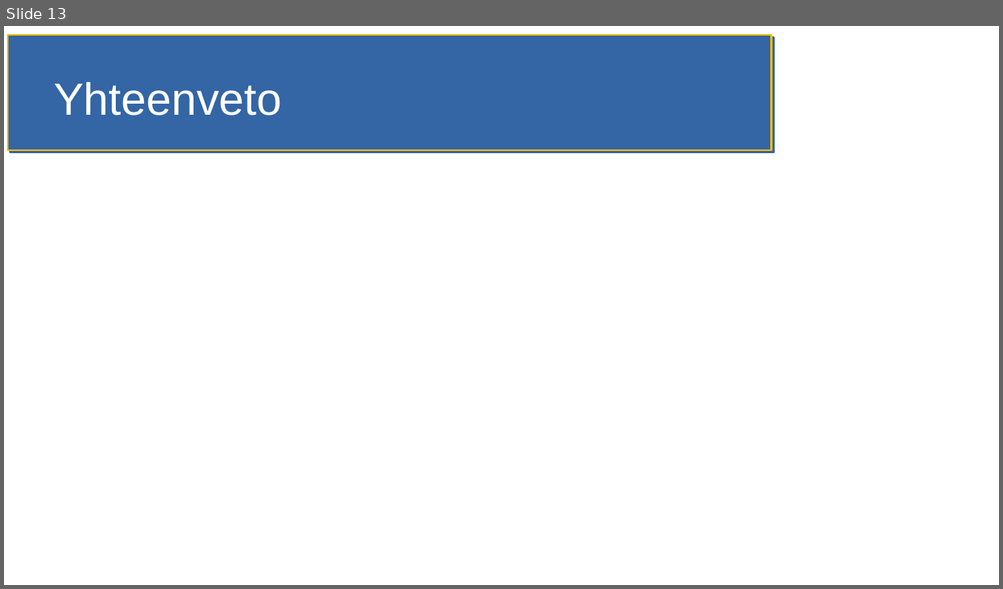
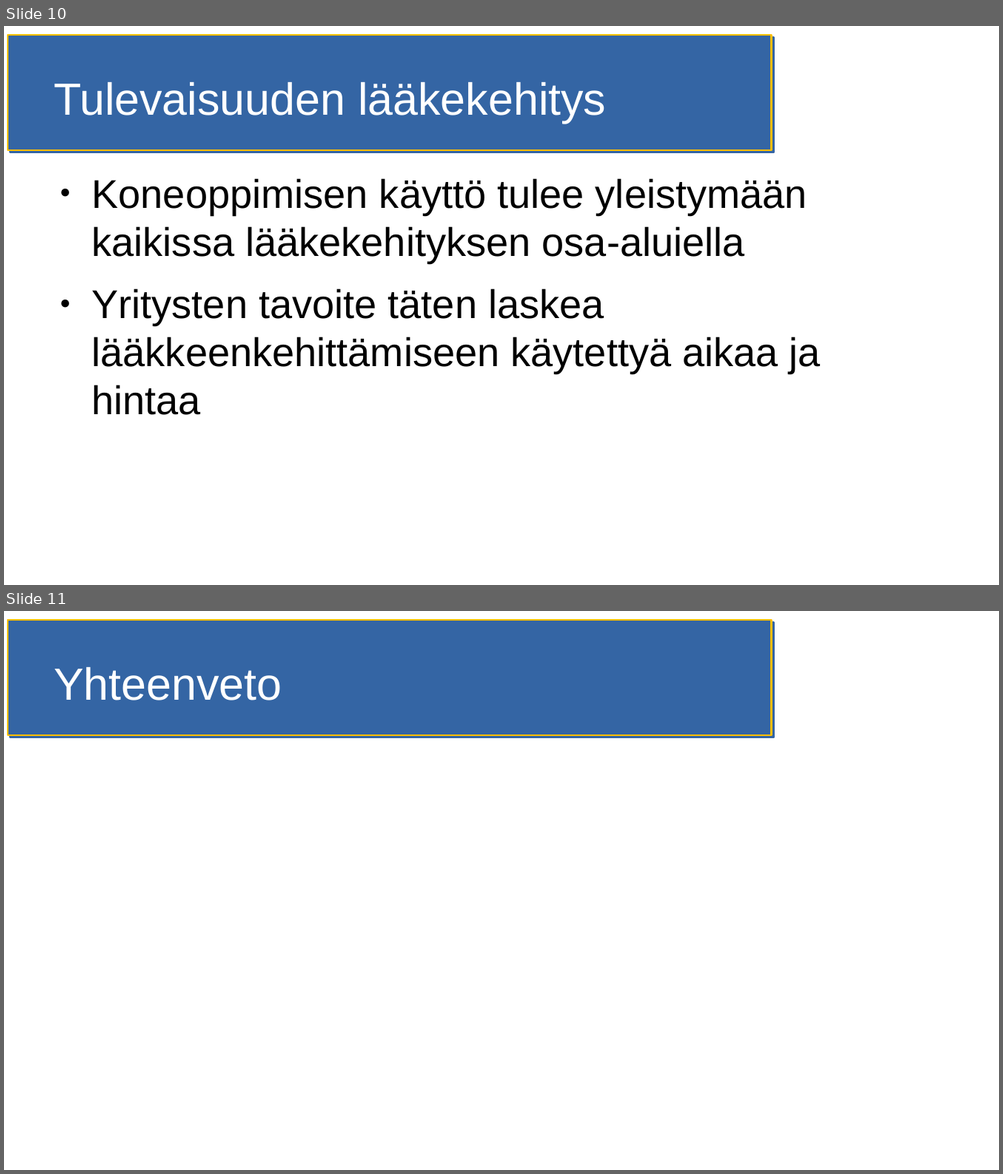
Before and after one commit to HegePI/kanditutkielma, a slide deck: esitelmä.odp. Shown one above the other, each under a label of ours: slide 13 before the commit, slides 10 and 11 after it. The pictures are 1003x589 and 1003x1174 pixels, drawn with LibreOffice and Linux fonts; fonts in the diff are those of the drawing. Boxes give left, top, right and bottom in pixels: in the first picture for what was removed or moved away, otherwise in the second. Text is boxed around its words. In the diff, an @@ line names an element or a change of style, - is before the commit and + after.

```diff
--- a/esitelmä.odp
+++ b/esitelmä.odp
@@ slide 10 added at bbox=[4, 26, 999, 585], background #FFFFFF; not listed: 1 template element that a slide beside it also shows @@
@@ title added at bbox=[54, 82, 606, 123], 36 pt, text #FFFFFF @@
+Tulevaisuuden lääkekehitys
@@ text added at bbox=[92, 178, 820, 415], 32 pt, text #000000 @@
+● Koneoppimisen käyttö tulee yleistymään kaikissa lääkekehityksen osa-aluiella
+● Yritysten tavoite täten laskea lääkkeenkehittämiseen käytettyä aikaa ja hintaa
@@ what was slide 13 is now slide 11 @@
```
Also in this commit, not shown: 3 slides changed, 6 other slides added, 9 slides removed, 5 other files.
